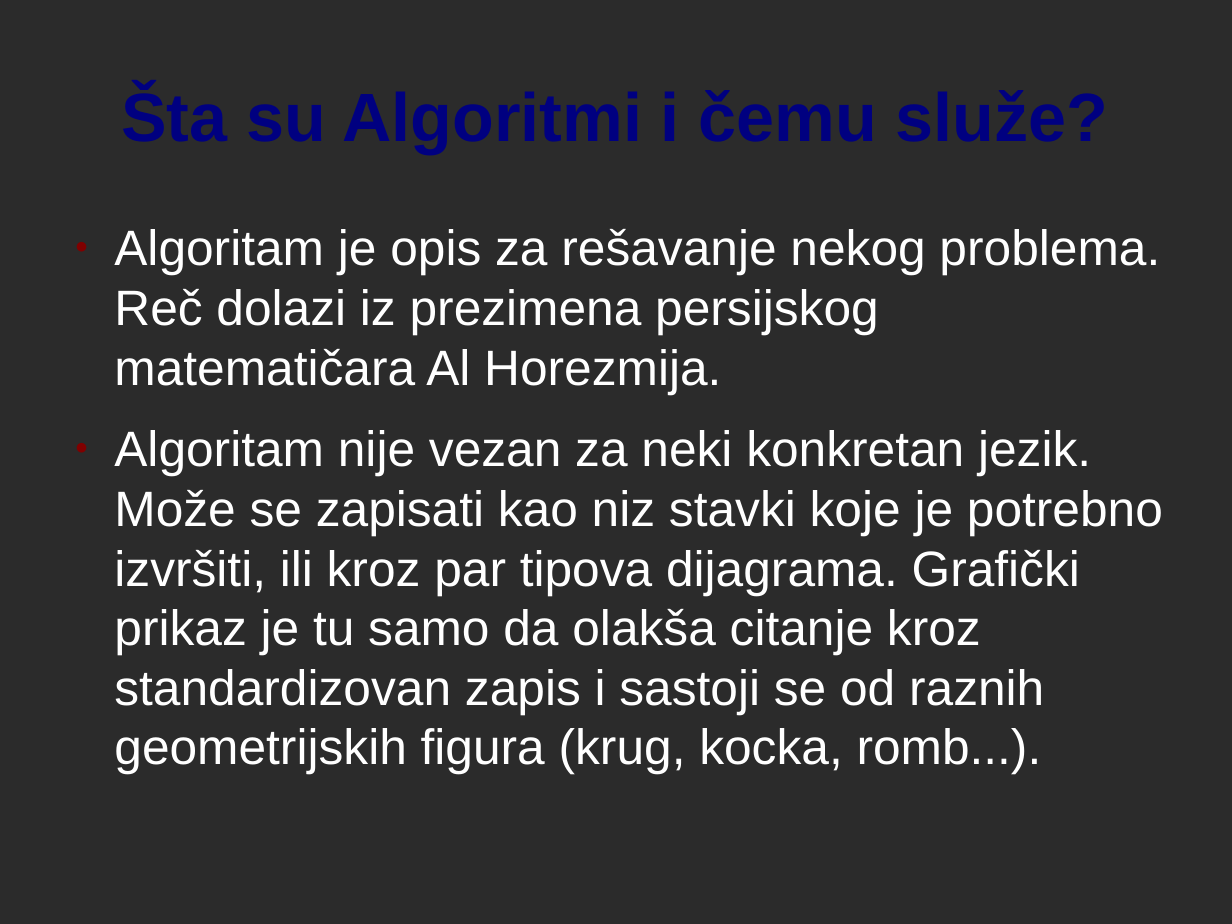
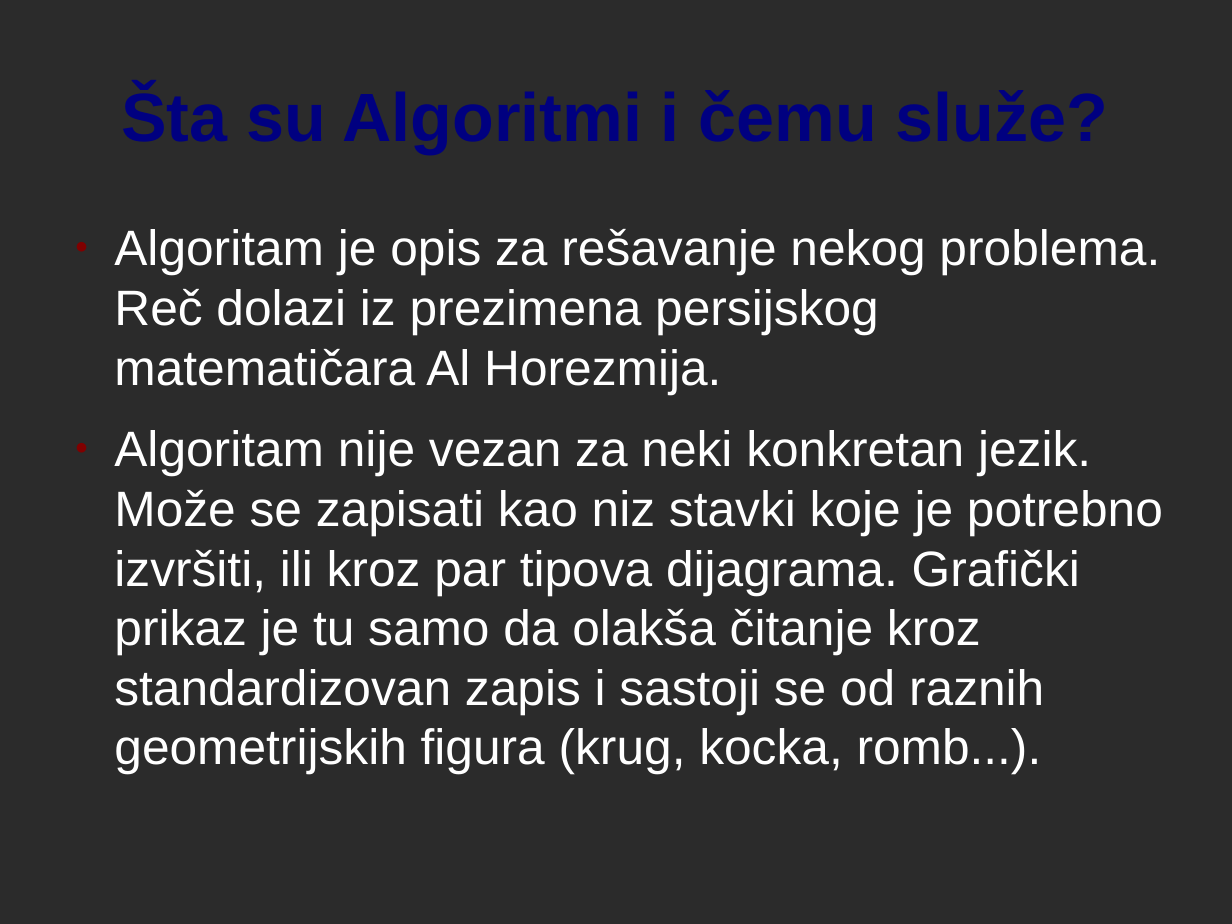
Before and after one commit to SC-Project/SCP1, a slide deck: slide 2 of SCP1-V3-FINAL.odp. Drawn at 1232x924 pixels with LibreOffice and Linux fonts; fonts in the diff are those of the drawing; background and template pictures are left out; a plain dark background stands for a picture behind light text. Boxes give left, top, right and bottom in pixels: in the first picture for what was removed or moved away, otherwise in the second. Text is boxed around its words. In the diff, an @@ line names an element or a change of style, - is before the commit and + after.

```diff
--- a/SCP1-V3-FINAL.odp
+++ b/SCP1-V3-FINAL.odp
@@ text at (x1=114, y1=430, x2=1163, y2=774): text changed @@
-● Algoritam nije vezan za neki konkretan jezik. Može se zapisati kao niz stavki koje je potrebno izvršiti, ili kroz par tipova dijagrama. Grafički prikaz je tu samo da olakša citanje kroz standardizovan zapis i sastoji se od raznih geometrijskih figura (krug, kocka, romb...).
+● Algoritam nije vezan za neki konkretan jezik. Može se zapisati kao niz stavki koje je potrebno izvršiti, ili kroz par tipova dijagrama. Grafički prikaz je tu samo da olakša čitanje kroz standardizovan zapis i sastoji se od raznih geometrijskih figura (krug, kocka, romb...).
```
Also in this commit, not shown: 3 other slides changed.
